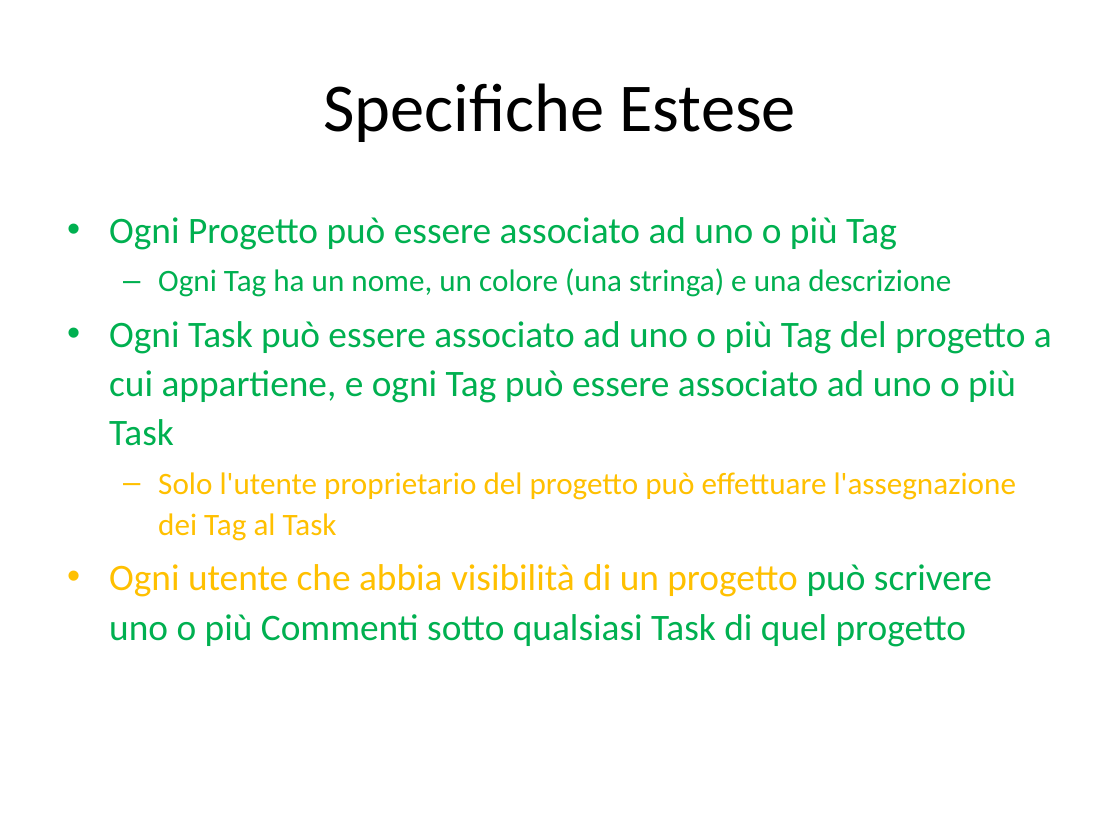
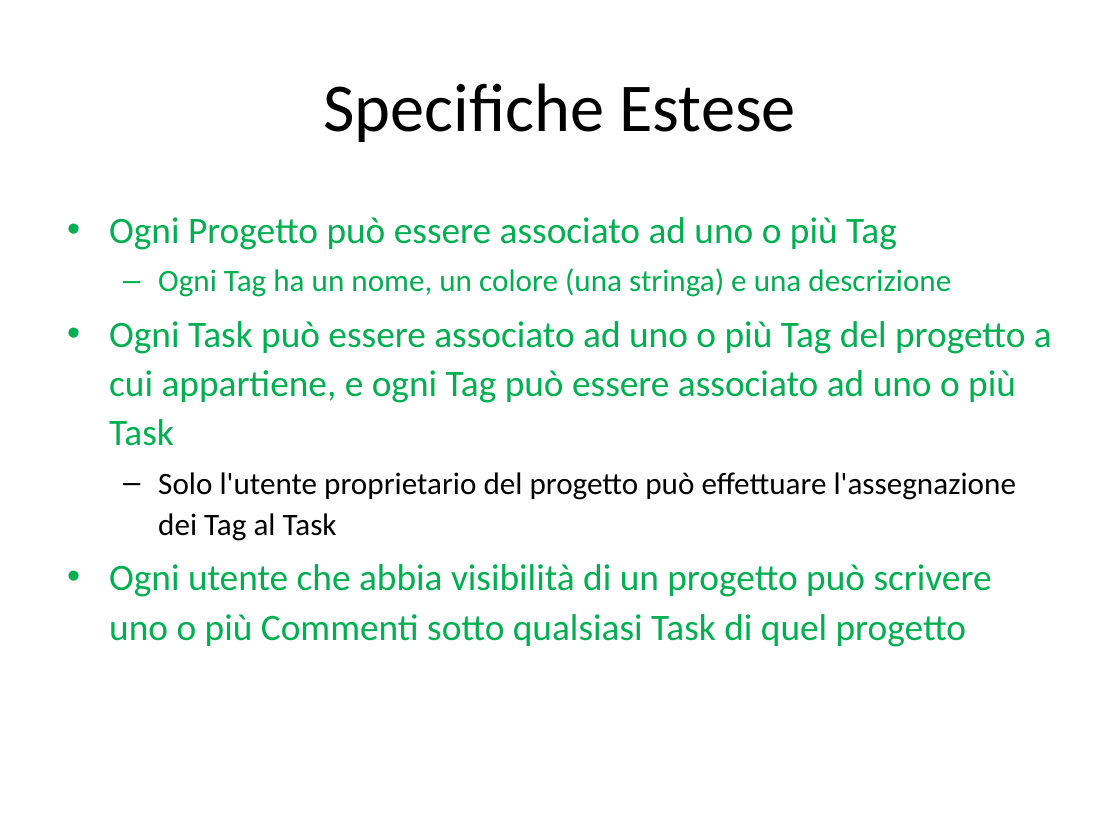
Before and after one commit to JohnnyWalkerRed/SIW-ProjectManager, a slide deck: slide 4 of Direttive progetto e class diagram/siw-progetto-giugno-2020.pptx. Drawn at 1120x840 pixels with LibreOffice and Linux fonts; fonts in the diff are those of the drawing. Boxes give left, top, right and bottom in pixels: in the first picture for what was removed or moved away, otherwise in the second. Text is boxed around its words. In the diff, an @@ line names an element or a change of style, - is before the commit and + after.

```diff
--- a/Direttive progetto e class diagram/siw-progetto-giugno-2020.pptx
+++ b/Direttive progetto e class diagram/siw-progetto-giugno-2020.pptx
@@ text at <box>109,472,1016,647</box>: text colour #FFC000 to #000000 in "Solo l'utente proprietario del progetto può effettuare ..."; text colour #FFC000 to #00B050 in "Ogni utente che abbia visibilità di un ..." @@
```
Also in this commit, not shown: 5 other slides changed, 2 other files.
